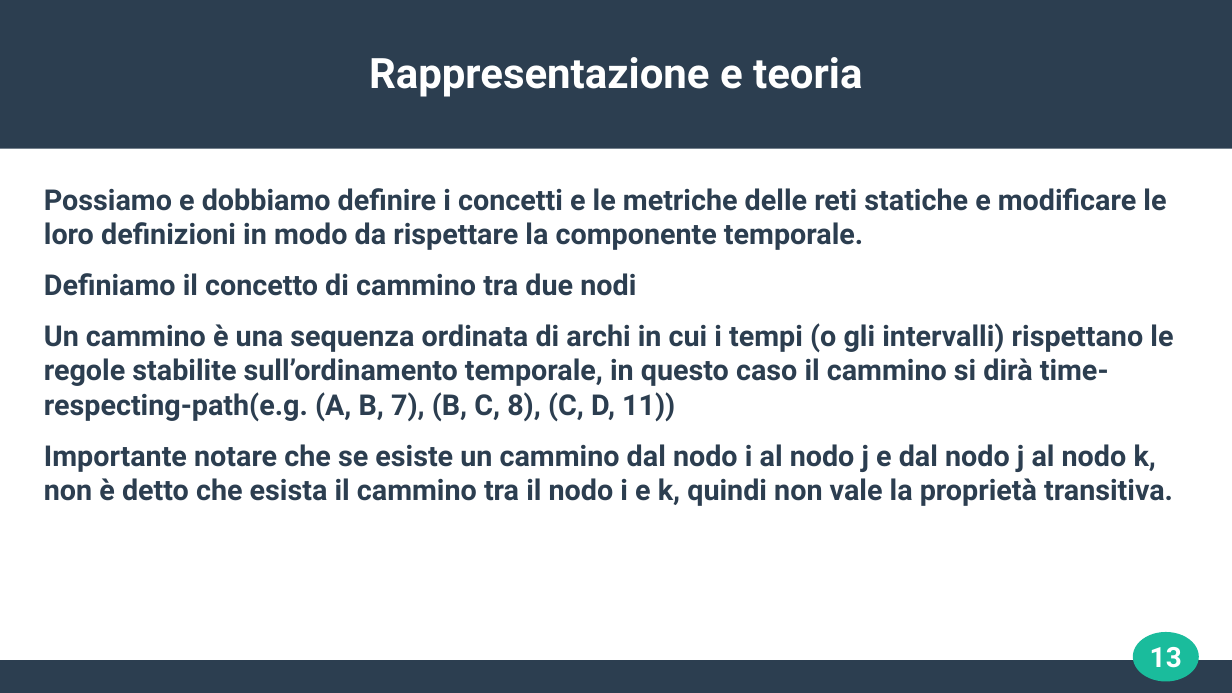
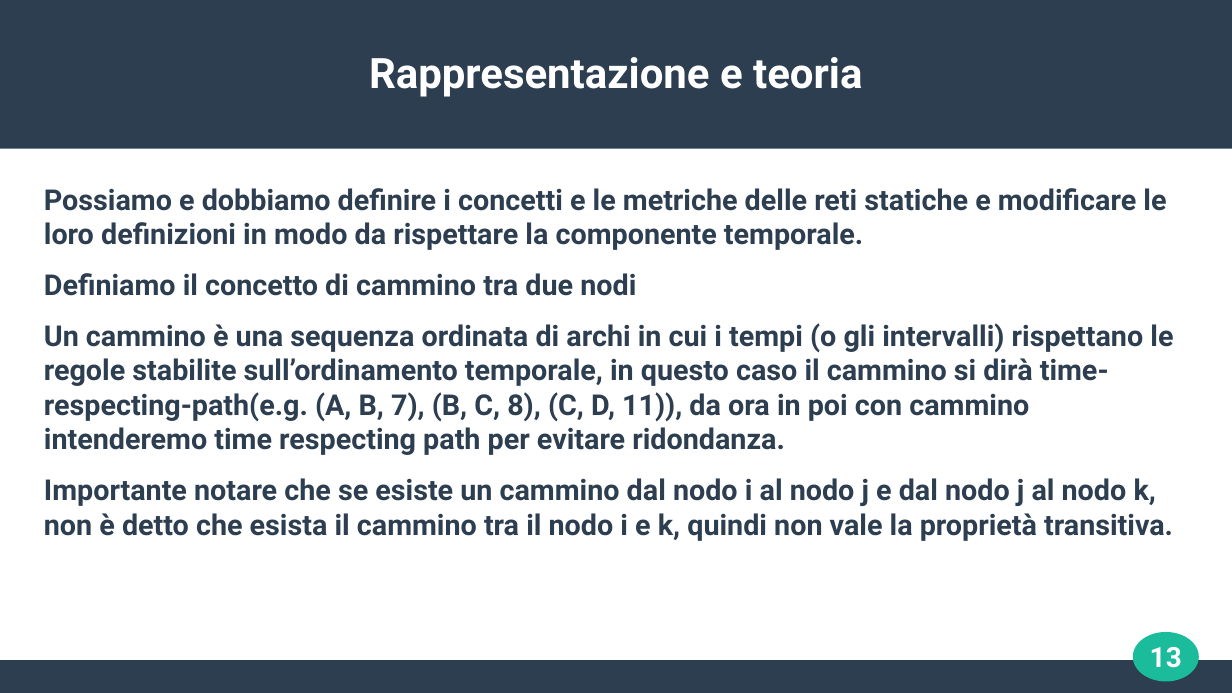
Before and after one commit to josura/appunti_e_cose_condivise, a slide deck: slide 13 of Data_mining/seminario/seminario_TemporalNetwork-GL.odp. Drawn at 1232x693 pixels with LibreOffice and Linux fonts; fonts in the diff are those of the drawing. Boxes give left, top, right and bottom in pixels: in the first picture for what was removed or moved away, otherwise in the second. Text is boxed around its words. In the diff, an @@ line names an element or a change of style, - is before the commit and + after.

```diff
--- a/Data_mining/seminario/seminario_TemporalNetwork-GL.odp
+++ b/Data_mining/seminario/seminario_TemporalNetwork-GL.odp
@@ text at box(44, 323, 1173, 455): text changed @@
-Un cammino è una sequenza ordinata di archi in cui i tempi (o gli intervalli) rispettano le regole stabilite sull’ordinamento temporale, in questo caso il cammino si dirà time-respecting-path(e.g. (A, B, 7), (B, C, 8), (C, D, 11))
+Un cammino è una sequenza ordinata di archi in cui i tempi (o gli intervalli) rispettano le regole stabilite sull’ordinamento temporale, in questo caso il cammino si dirà time-respecting-path(e.g. (A, B, 7), (B, C, 8), (C, D, 11)), da ora in poi con cammino intenderemo time respecting path per evitare ridondanza.
```
Also in this commit, not shown: 6 other slides changed, 24 slides added, 1 other file.
